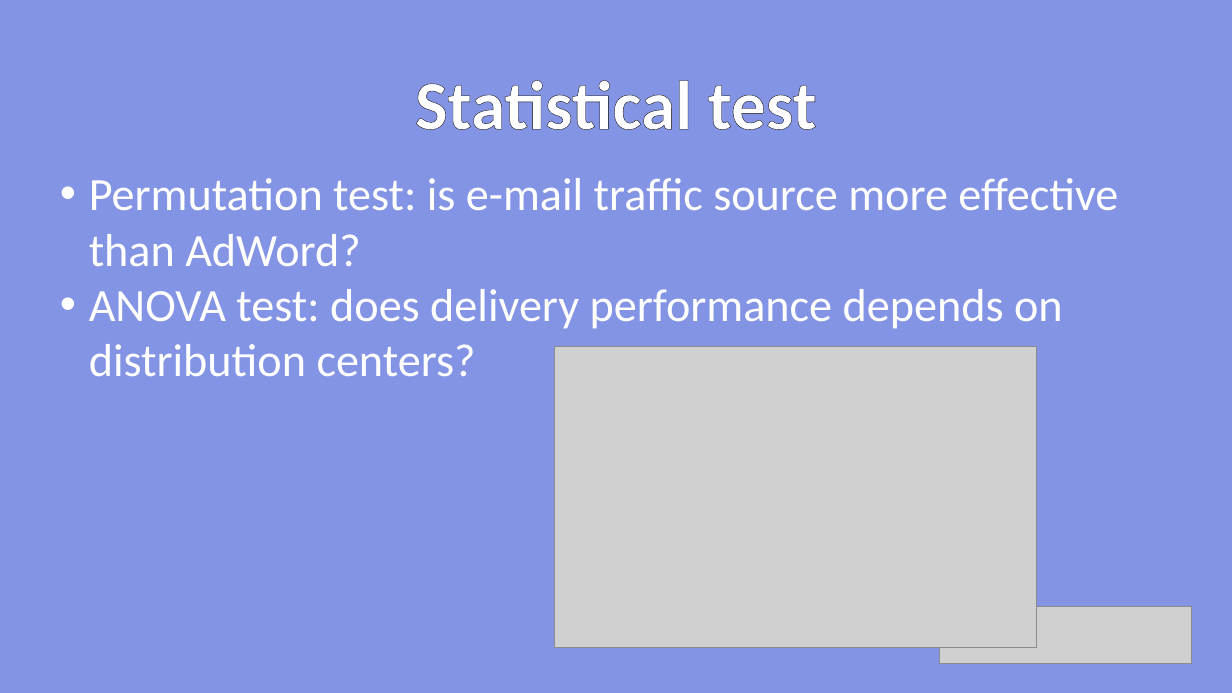
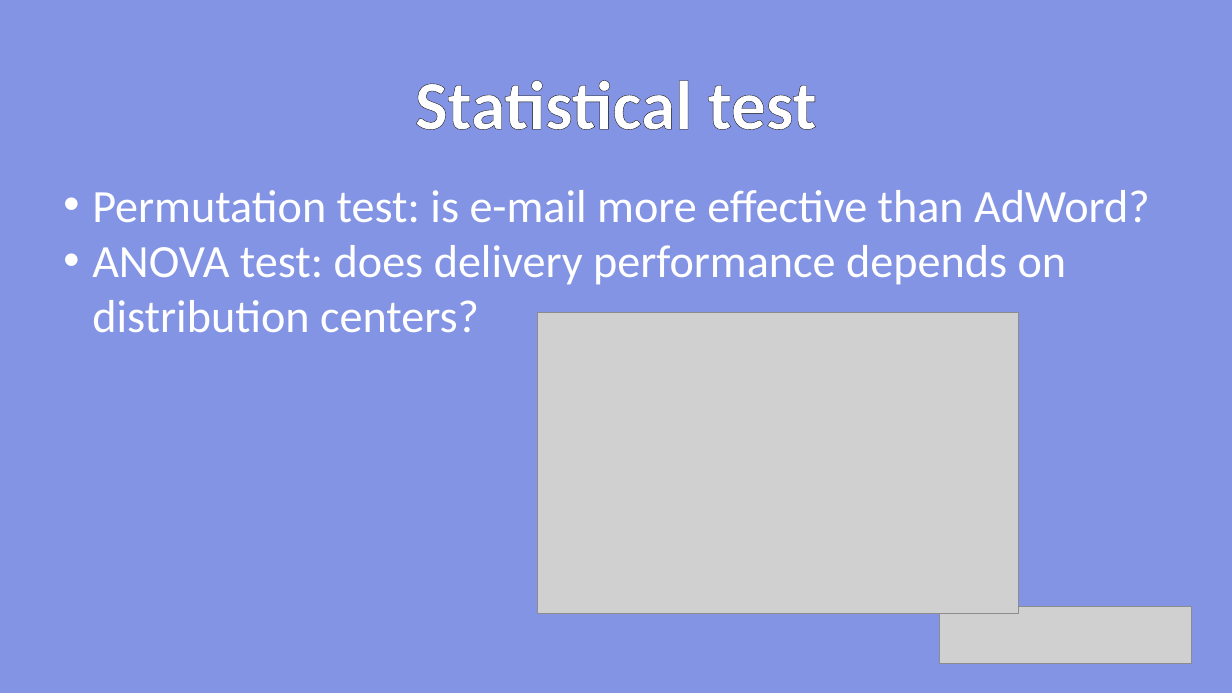
Before and after one commit to AmerigoOddi/progetto_boolean, a slide deck: slide 5 of presentazione.pptx. Drawn at 1232x693 pixels with LibreOffice and Linux fonts; fonts in the diff are those of the drawing; grey boxes stand for pictures; background and template pictures are left out. Boxes give left, top, right and bottom in pixels: in the first picture for what was removed or moved away, otherwise in the second. Text is boxed around its words. In the diff, an @@ line names an element or a change of style, - is before the commit and + after.

```diff
--- a/presentazione.pptx
+++ b/presentazione.pptx
@@ text "Permutation test: is e-mail more ..." moved from (x1=89, y1=178, x2=1118, y2=376) to (x1=92, y1=190, x2=1150, y2=332) @@
@@ text at (x1=92, y1=190, x2=1150, y2=222): text changed @@
-• Permutation test: is e-mail traffic source more effective than AdWord?
+• Permutation test: is e-mail more effective than AdWord?
@@ picture moved from (x1=555, y1=347, x2=1037, y2=648) to (x1=537, y1=312, x2=1019, y2=614) @@
```
Also in this commit, not shown: 3 other files.
